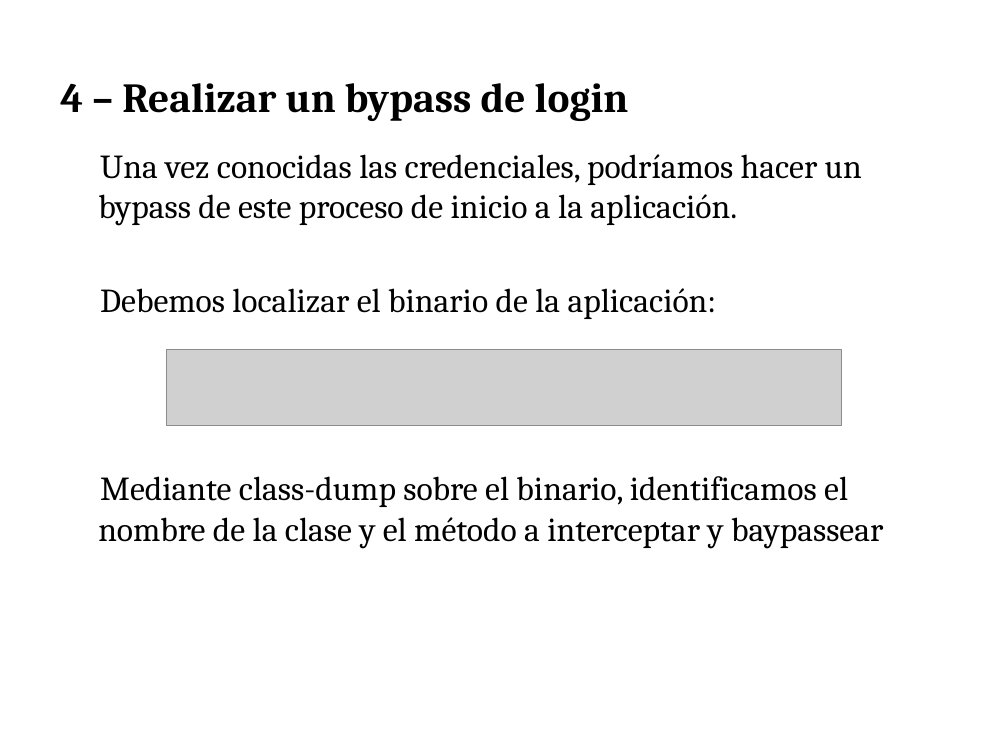
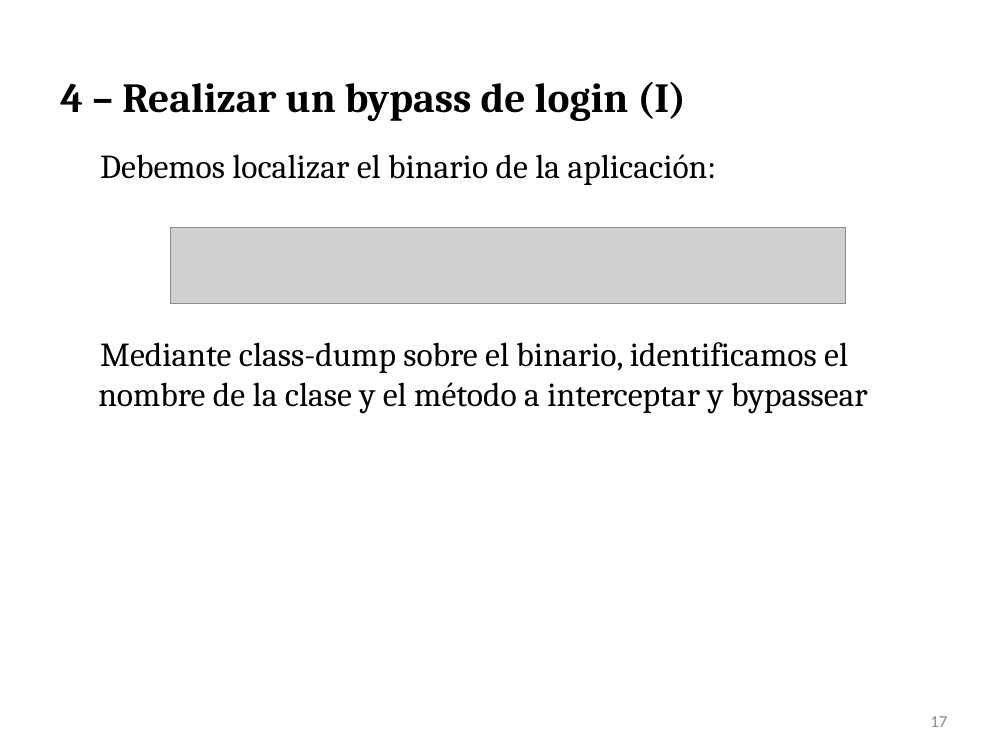
Before and after one commit to press1key/Sistemas-Ubicuos, a slide deck: slide 17 of Cybersecurity Management UPC - Sistemas Ubicuos iOS.pptx. Drawn at 1008x756 pixels with LibreOffice and Linux fonts; fonts in the diff are those of the drawing; grey boxes stand for pictures. Boxes give left, top, right and bottom in pixels: in the first picture for what was removed or moved away, otherwise in the second. Text is boxed around its words. In the diff, an @@ line names an element or a change of style, - is before the commit and + after.

```diff
--- a/Cybersecurity Management UPC - Sistemas Ubicuos iOS.pptx
+++ b/Cybersecurity Management UPC - Sistemas Ubicuos iOS.pptx
@@ text at (60, 82, 686, 121): text changed @@
-4 – Realizar un bypass de login
+4 – Realizar un bypass de login (I)
@@ text at (98, 154, 862, 226): paragraph removed @@
-Una vez conocidas las credenciales, podríamos hacer un bypass de este proceso de inicio a la aplicación.
@@ picture: place and size @@
-picture at (166, 349, 841, 425)
+picture at (170, 227, 845, 303)
@@ text at (98, 342, 868, 414): text changed @@
-Mediante class-dump sobre el binario, identificamos el nombre de la clase y el método a interceptar y baypassear
+Mediante class-dump sobre el binario, identificamos el nombre de la clase y el método a interceptar y bypassear
@@ page number added at (930, 716, 947, 727), 12 pt, text #8C8C8C @@
+17
```
Also in this commit, not shown: 15 other slides changed, 6 slides added.
